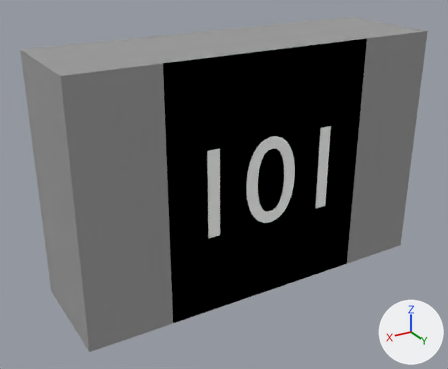
The Blender file Pcb/Resistors/Smd_0805/3D_View/20k_0805.blend, before and after one commit.
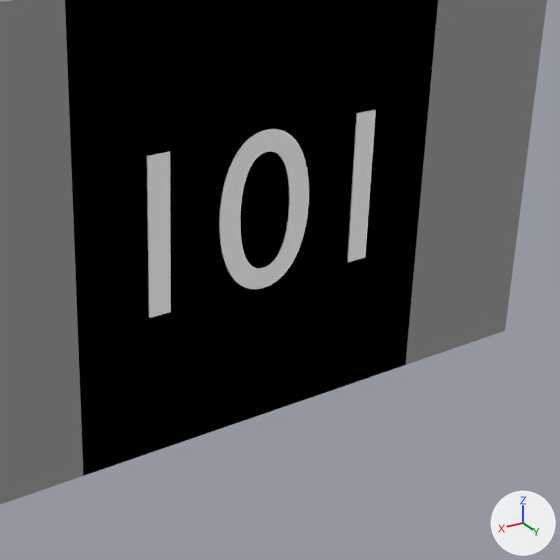
Old and new are each drawn whole from a camera (50 mm lens) standing at (0.695, 1.221, 0.501) and looking at (0.038, 0.126, -0.046) and again close up on the part from 29% to 96% of the width and 18% to 100% of the height. The lights are fixed; the arrows at lower right show +X, +Y and +Z.

Objects in the first close-up: 'ShapeIndexedFaceSet.001', 'ShapeIndexedFaceSet.002', 'Text'.
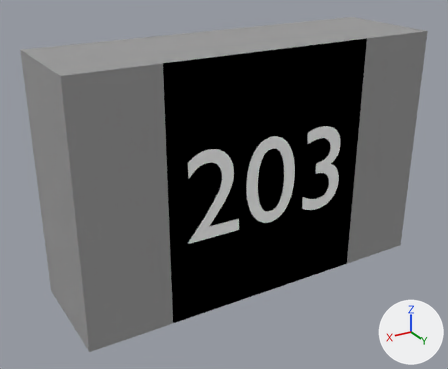
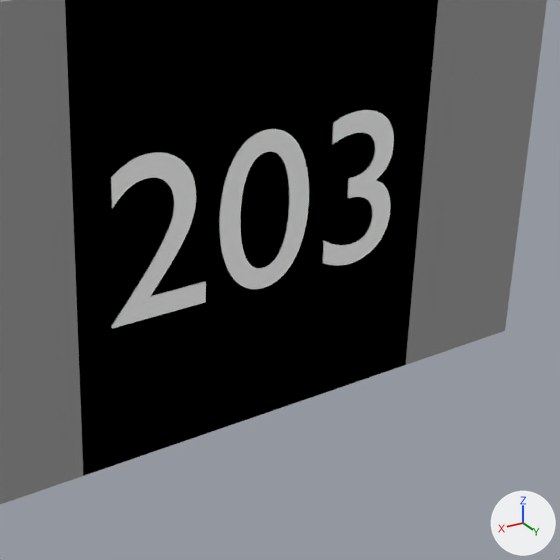
What differs and where, as boxes (x1, y1, x2, y2) in the close-ups (560 x 560 px):
'Text', text changed: before (147, 110, 376, 318); after (111, 110, 394, 328)

The change, as a diff of the scene's bpy script:
```diff
--- a/Pcb/Resistors/Smd_0805/3D_View/20k_0805.blend.py
+++ b/Pcb/Resistors/Smd_0805/3D_View/20k_0805.blend.py
@@ txt_text @@
 txt_text = bpy.data.curves.new('Text', 'FONT')
-txt_text.body = '101'
+txt_text.body = '203'
 txt_text.materials.append(mat_text)
```
